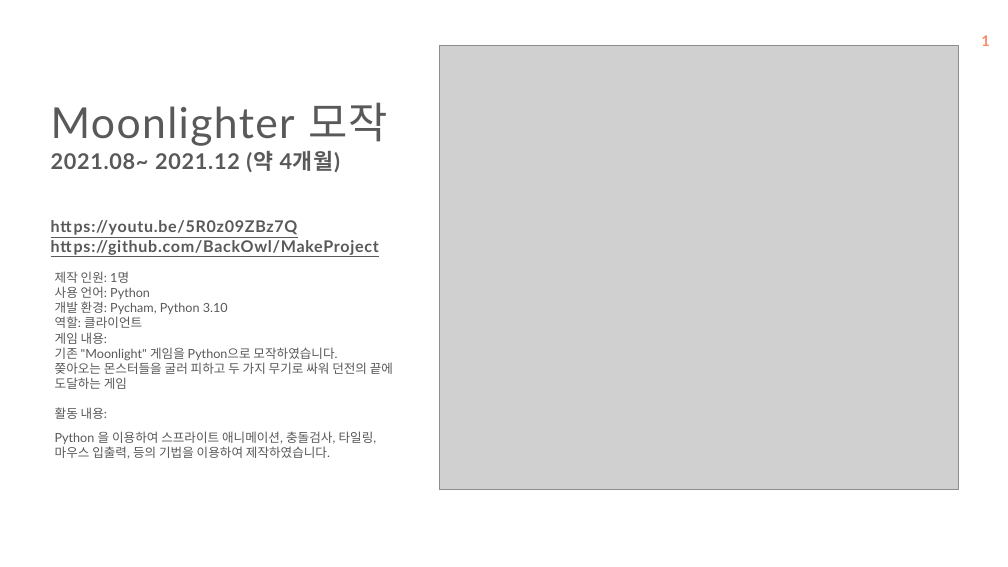
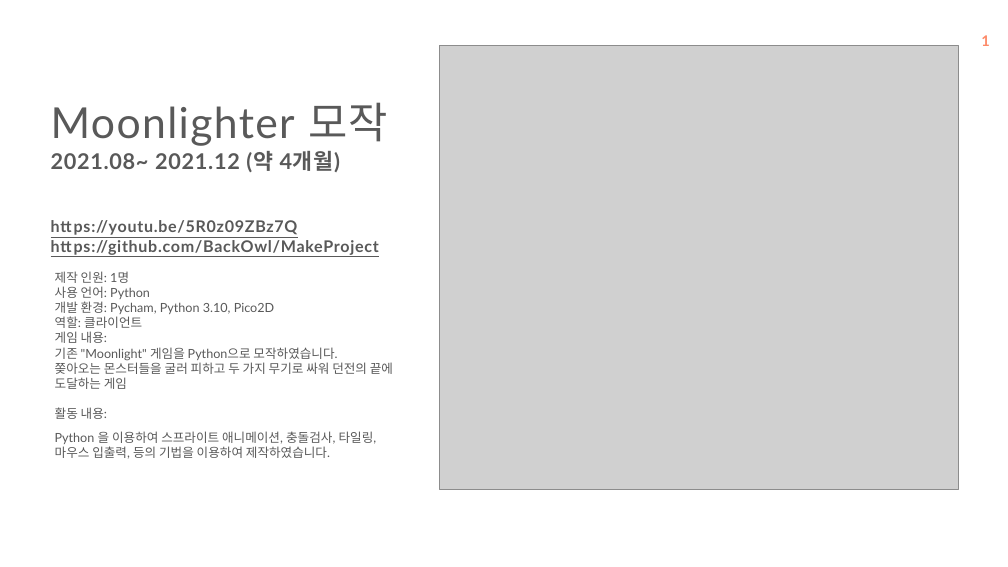
Before and after one commit to Leesiw/StarGiant, a slide deck: slide 6 of 포트폴리오/최유진 포트폴리오.pptx. Drawn at 1008x567 pixels with LibreOffice and Linux fonts; fonts in the diff are those of the drawing; grey boxes stand for pictures; background and template pictures are left out. Boxes give left, top, right and bottom in pixels: in the first picture for what was removed or moved away, otherwise in the second. Text is boxed around its words. In the diff, an @@ line names an element or a change of style, - is before the commit and + after.

```diff
--- a/포트폴리오/최유진 포트폴리오.pptx
+++ b/포트폴리오/최유진 포트폴리오.pptx
@@ text at [55, 301, 274, 314]: text changed @@
-개발 환경: Pycham, Python 3.10
+개발 환경: Pycham, Python 3.10, Pico2D
```
Also in this commit, not shown: 1 other slide changed, 1 other file.
